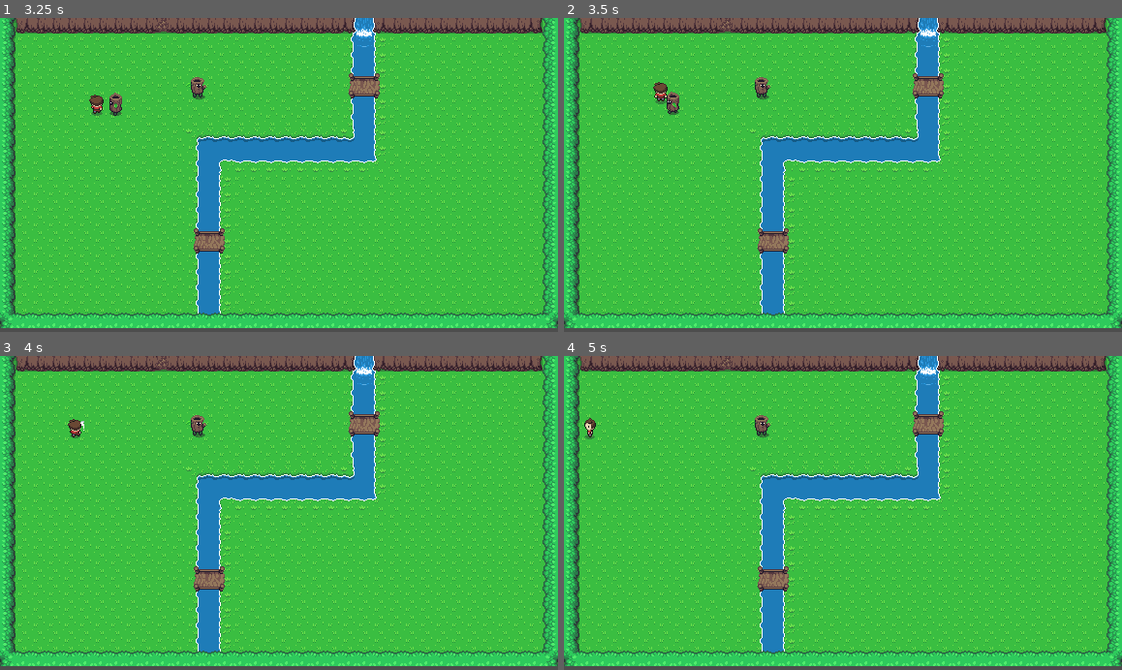
Above: before the commit, frames 1-4 (two rows, left to right).
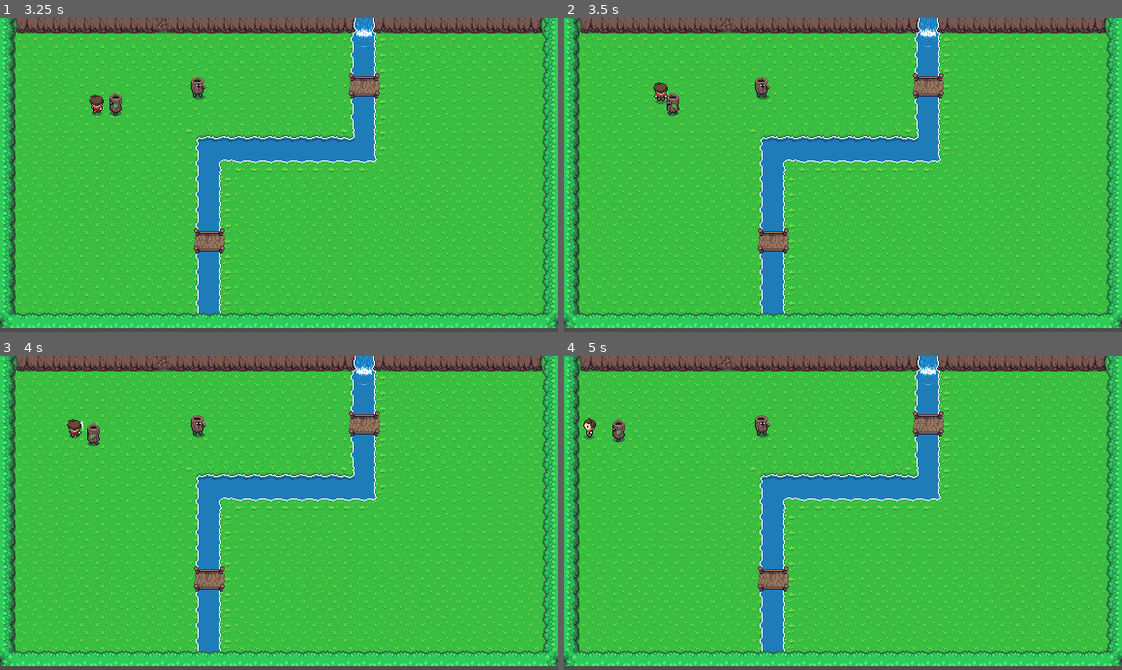
Above: after the commit, the same moments.

Repository: JojSh/Choppa
Game: Godot game, scene res://main.tscn
Same seed, same stepped clock (60 frames per second), same inputs: the game is played once before the commit and once after it.
Inputs:
- Up to frame 1 (3.25 s): tap Enter at 0.5 s; hold Right (move_right) 0.53-1.28 s; tap Space (attack) every 0.75 s from 0.6 to 2.85 s; hold Down (move_down) 1.28-2.03 s; hold Right (move_right) 2.03-2.78 s; hold Up (move_up) from 2.78 s (still down)
- Up to frame 2 (3.5 s): keep holding Up (move_up)
- Up to frame 3 (4 s): release Up (move_up) at 3.53 s; hold Left (move_left) from 3.53 s (still down); tap Space (attack) at 3.6 s
- Up to frame 4 (5 s): keep holding Left (move_left); tap Space (attack) at 4.35 s

Frame 1 is identical in both runs. In frame 2, less than 0.1% of the frame differs, in the area x 18-21%, y 23-32%; in frame 3, 0.2%, in the area x 11-18%, y 20-29%; in frame 4, 0.2%.

Commit message:
Give enemy attackDelayTimer and use it to time attacks on player at 1 per second

Diff:
--- a/Enemy.gd
+++ b/Enemy.gd
@@ -2,10 +2,18 @@
 
 var awarenessRadius : int = 80
 var direction : Vector2
+var attackDelay : float = 1.0
+var attackPower : int = 1
+var collision
+
 @onready var player = get_node("/root/Main/Player")
+@onready var attackDelayTimer = get_node("AttackDelayTimer")
 
 func _ready():
 	player.hit_enemy.connect(take_damage)
+
+	attackDelayTimer.set_wait_time(attackDelay)
+	attackDelayTimer.start()
 
 func _physics_process (delta):
 	var distanceToTarget = position.distance_to(player.position)
@@ -13,7 +21,7 @@
 	if distanceToTarget < awarenessRadius:
 		direction = (player.position - position).normalized()
 		velocity = direction * 40
-		move_and_slide()
+		collision = move_and_collide(velocity * delta)
 
 func _process (delta):
 	handle_animation(direction)
@@ -36,3 +44,12 @@
 func take_damage(collider):
 	if collider == self:
 		die()
+
+func _on_attack_delay_timer_timeout ():
+	if (collision):
+		var collider = collision.get_collider()
+		register_hit_on_player(collider)
+
+func register_hit_on_player (collider):
+	if collider is Player:
+		player.take_damage(attackPower)
--- a/Enemy.tscn
+++ b/Enemy.tscn
@@ -194,3 +194,7 @@
 [node name="HitBox" type="CollisionShape2D" parent="."]
 position = Vector2(0, 1)
 shape = SubResource("CapsuleShape2D_eiiqw")
+
+[node name="AttackDelayTimer" type="Timer" parent="."]
+
+[connection signal="timeout" from="AttackDelayTimer" to="." method="_on_attack_delay_timer_timeout"]
